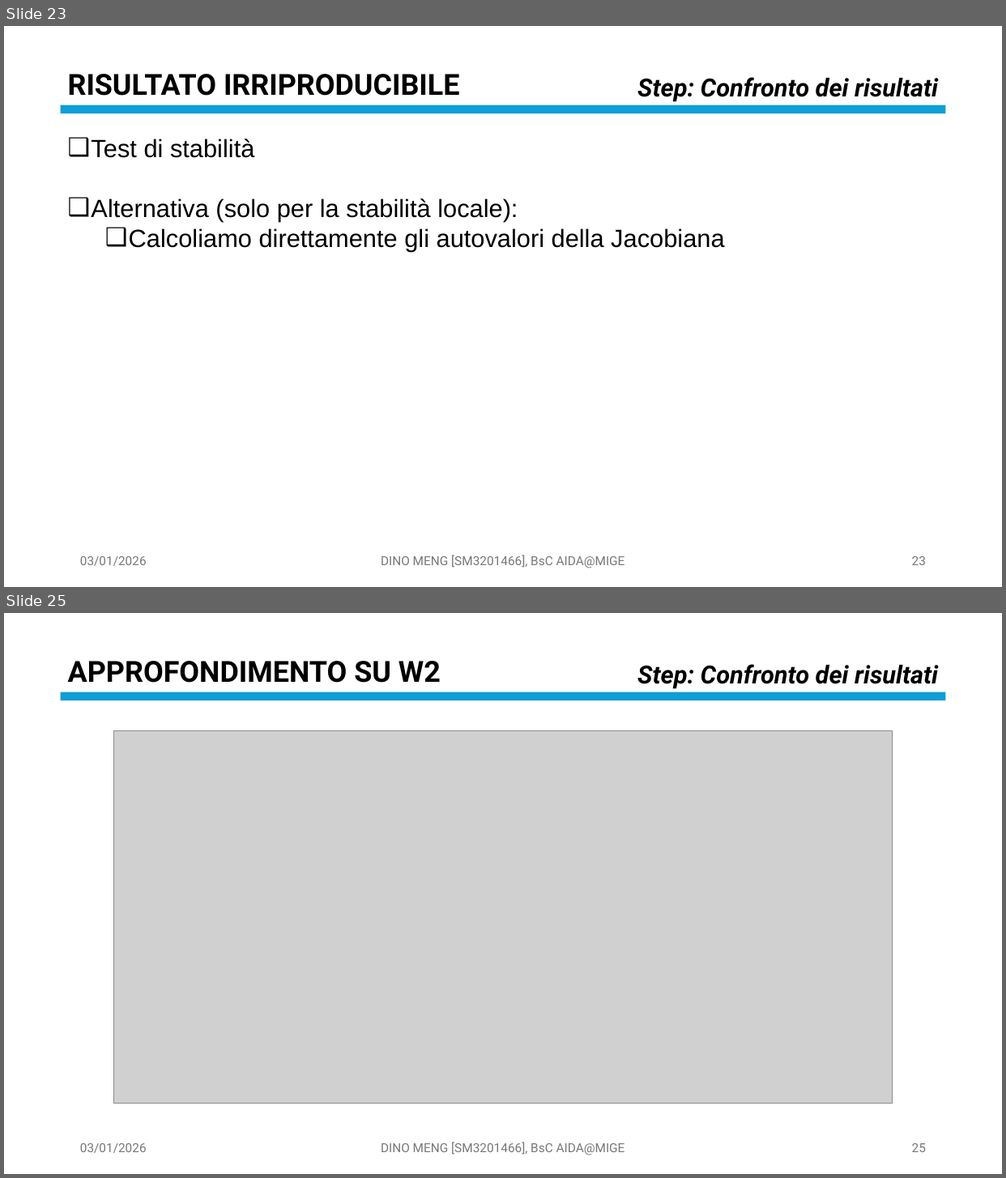
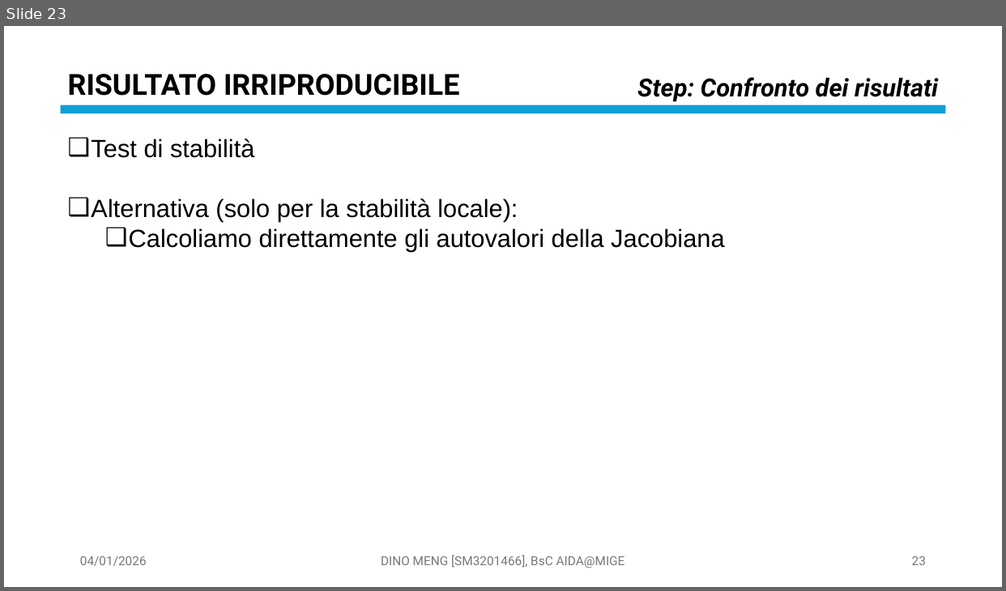
Before and after one commit to OdinMeng/AIDA-UNIVERSITY-NOTES-2025-2026, a slide deck: Complex Systems/project/PresentationPROJECTSM3201466.pptx. Shown one above the other, each under a label of ours: slides 23 and 25 before the commit, slide 23 after it; the slides between them are not shown. The pictures are 1006x1178 and 1006x591 pixels, drawn with LibreOffice and Linux fonts; fonts in the diff are those of the drawing; grey boxes stand for pictures. Boxes give left, top, right and bottom in pixels: in the first picture for what was removed or moved away, otherwise in the second. Text is boxed around its words. In the diff, an @@ line names an element or a change of style, - is before the commit and + after.

```diff
--- a/Complex Systems/project/PresentationPROJECTSM3201466.pptx
+++ b/Complex Systems/project/PresentationPROJECTSM3201466.pptx
@@ slide 25 removed at (x1=4, y1=613, x2=1002, y2=1174), background #FFFFFF @@
@@ text removed at (x1=68, y1=661, x2=441, y2=683) @@
-APPROFONDIMENTO SU W2
@@ text removed at (x1=637, y1=664, x2=938, y2=689) @@
-Step: Confronto dei risultati
@@ rectangle removed at (x1=60, y1=692, x2=946, y2=700) @@
@@ picture removed at (x1=113, y1=730, x2=893, y2=1103) @@
@@ text removed at (x1=80, y1=1144, x2=147, y2=1153) @@
-03/01/2026
@@ text removed at (x1=381, y1=1142, x2=625, y2=1156) @@
-DINO MENG [SM3201466], BsC AIDA@MIGE
@@ page number removed at (x1=912, y1=1144, x2=926, y2=1152) @@
-25
@@ slide 23 changed as well @@
@@ text at (x1=80, y1=557, x2=147, y2=566): text changed @@
-03/01/2026
+04/01/2026
```
Also in this commit, not shown: 28 other slides changed, 1 other slide removed, 46 other files.
